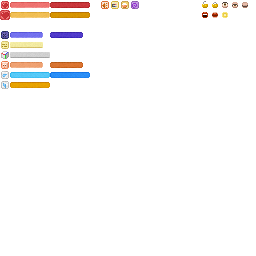
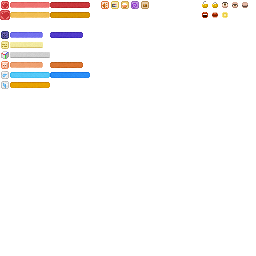
Layer changes from the first w=256, h=256 image to the second:
added layer "图层 1" above "马槽 - 高" over [141, 1, 149, 9]
